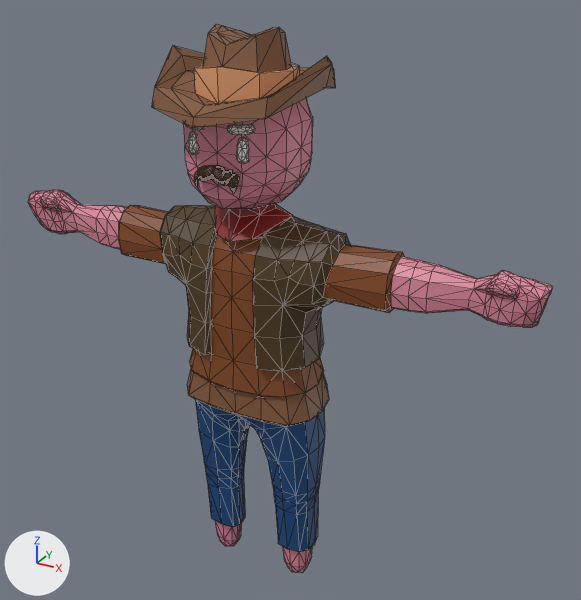
What one commit did to the glTF model web/res/cowboy_smol.glb.
Camera for both pictures: a camera (50 mm lens) standing at (1.95, -3.16, 3.25) and looking at (0.13, 0.14, 1.6). Every picture has the same lights, and +X, +Y and +Z are marked at lower left. Mesh edges are drawn as thin lines. Vertices at the same position are counted once.

In view in the first picture: 'Body'.
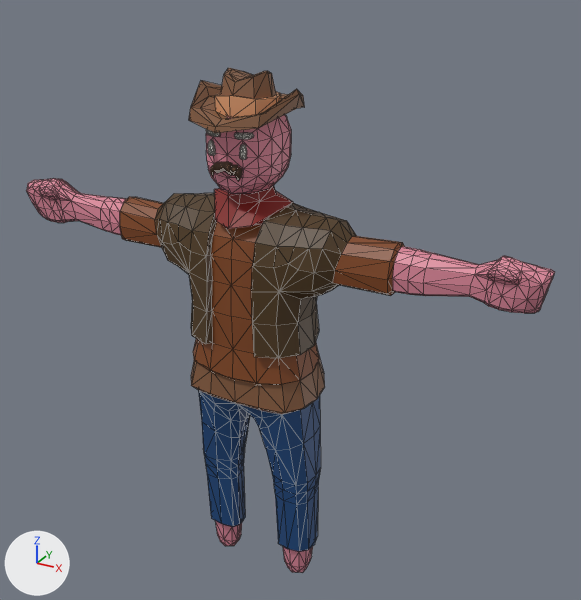
Changed parts and their boxes (x1, y1, x2, y2) in the pictures (581 x 600 px; the box of a moved part takes in the faces that stretch with it):
'Body', reshaped (8% shorter)
    before: (28, 24, 553, 573)
    after: (26, 68, 555, 573)
part 1 of me_cube_004, moved or reshaped
    before: (184, 98, 313, 209)
    after: (206, 115, 291, 194)
part 2 of me_cube_004, moved or reshaped
    before: (152, 24, 336, 128)
    after: (189, 68, 305, 133)
part 3 of me_cube_004, moved or reshaped
    before: (236, 138, 249, 164)
    after: (239, 144, 247, 160)
part 4 of me_cube_004, moved or reshaped
    before: (188, 131, 198, 154)
    after: (208, 140, 216, 156)
part 5 of me_cube_004, moved or reshaped
    before: (227, 125, 255, 135)
    after: (234, 133, 254, 139)
part 6 of me_cube_004, moved or reshaped
    before: (185, 124, 202, 130)
    after: (206, 129, 220, 137)
part 7 of me_cube_004, moved or reshaped
    before: (212, 165, 224, 185)
    after: (224, 162, 232, 176)
part 8 of me_cube_004, moved or reshaped
    before: (223, 170, 232, 185)
    after: (231, 165, 238, 176)
part 9 of me_cube_004, moved or reshaped
    before: (228, 173, 239, 193)
    after: (235, 167, 242, 181)
part 10 of me_cube_004, moved or reshaped
    before: (202, 166, 215, 182)
    after: (216, 162, 226, 173)
part 11 of me_cube_004, moved or reshaped
    before: (197, 166, 207, 181)
    after: (213, 162, 220, 173)
part 12 of me_cube_004, moved or reshaped
    before: (194, 170, 199, 188)
    after: (210, 166, 214, 178)
part 13 of me_cube_004, moved or reshaped
    before: (28, 190, 553, 545)
    after: (26, 178, 555, 545)

The change in detail:
me_cube_004 is used by ob_body; location (0.0, 0.0, 0.0).
me_cube_004 had 1620 vertices, 3176 faces and spanned x -1.45..1.42, y -0.45..0.43, z -0.02..2.94.
me_cube_004 now has 1620 vertices, 3176 faces and spans x -1.45..1.42, y -0.29..0.31, z -0.02..2.75.
me_cube_004 part 1: the loose piece of 130 vertices spanning x -0.27..0.27, y -0.28..0.26, z 2.15..2.72 is scaled about its middle by (0.645, 0.701, 0.701), then moved by (0.0, 0.0, -0.03).
me_cube_004 part 2: the loose piece of 76 vertices spanning x -0.42..0.42, y -0.45..0.43, z 2.57..2.94 is scaled about its middle by 0.636, then moved by (0.0, 0.0, -0.12).
me_cube_004 part 3: the loose piece of 42 vertices spanning x 0.09..0.15, y -0.29..-0.23, z 2.4..2.51 is scaled about its middle by 0.62, then moved by (-0.04, 0.07, -0.03).
me_cube_004 part 4: the loose piece of 42 vertices spanning x -0.16..-0.11, y -0.29..-0.24, z 2.41..2.51 is scaled about its middle by 0.673, then moved by (0.05, 0.06, -0.03).
me_cube_004 part 5: the loose piece of 42 vertices spanning x 0.05..0.17, y -0.29..-0.23, z 2.52..2.57 is scaled about its middle by 0.712, then moved by (-0.04, 0.08, -0.05).
me_cube_004 part 6: the loose piece of 42 vertices spanning x -0.21..-0.07, y -0.28..-0.21, z 2.52..2.57 is scaled about its middle by 0.655, then moved by (0.06, 0.06, -0.05).
me_cube_004 part 7: the loose piece of 57 vertices spanning x -0.03..0.06, y -0.34..-0.27, z 2.31..2.38 is scaled about its middle by 0.711, then moved by (0.0, 0.08, 0.01).
me_cube_004 part 8: the loose piece of 57 vertices spanning x 0.02..0.09, y -0.33..-0.26, z 2.31..2.37 is scaled about its middle by 0.711, then moved by (-0.02, 0.08, 0.01).
me_cube_004 part 9: the loose piece of 57 vertices spanning x 0.07..0.12, y -0.32..-0.28, z 2.27..2.36 is scaled about its middle by 0.711, then moved by (-0.03, 0.08, 0.02).
me_cube_004 part 10: the loose piece of 57 vertices spanning x -0.06..0.03, y -0.34..-0.27, z 2.31..2.38 is scaled about its middle by 0.711, then moved by (0.0, 0.08, 0.01).
me_cube_004 part 11: the loose piece of 57 vertices spanning x -0.09..-0.02, y -0.33..-0.26, z 2.31..2.37 is scaled about its middle by 0.711, then moved by (0.02, 0.08, 0.01).
me_cube_004 part 12: the loose piece of 57 vertices spanning x -0.12..-0.07, y -0.32..-0.28, z 2.27..2.36 is scaled about its middle by 0.711, then moved by (0.03, 0.08, 0.02).
me_cube_004 part 13: 802 of 1620 vertices moved; they spanned x -1.45..1.42, y -0.24..0.33, z 0.47..2.18 and now span x -1.45..1.42, y -0.24..0.31, z 0.53..2.25; mean shift (0.0, 0.0, 0.06); largest move (-0.45, -0.06, 1.75) -> (-0.5, -0.05, 1.84).
